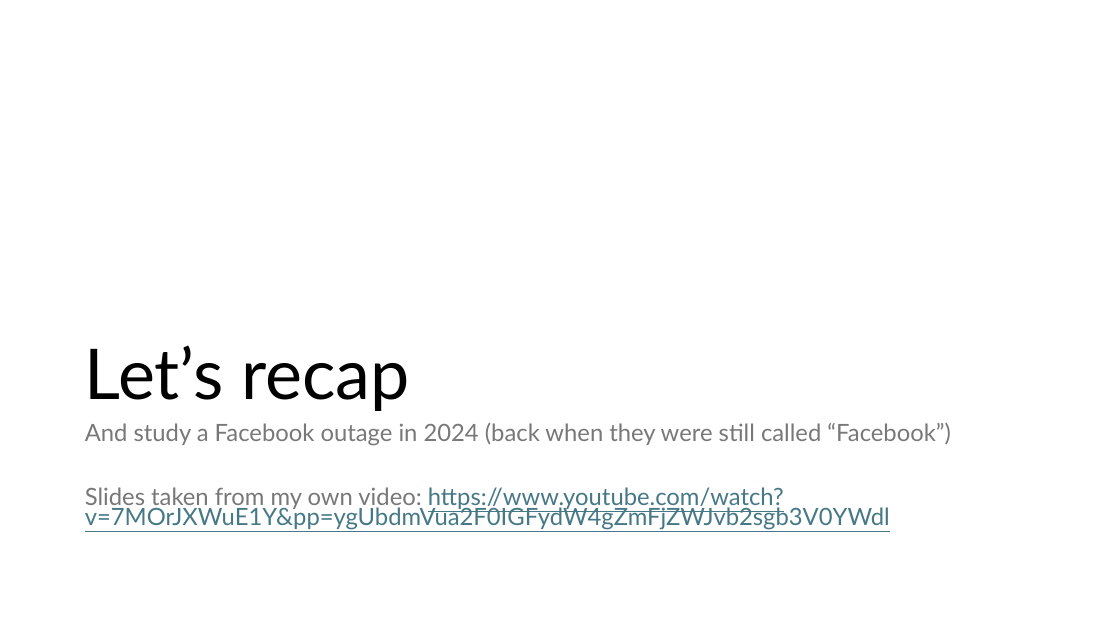
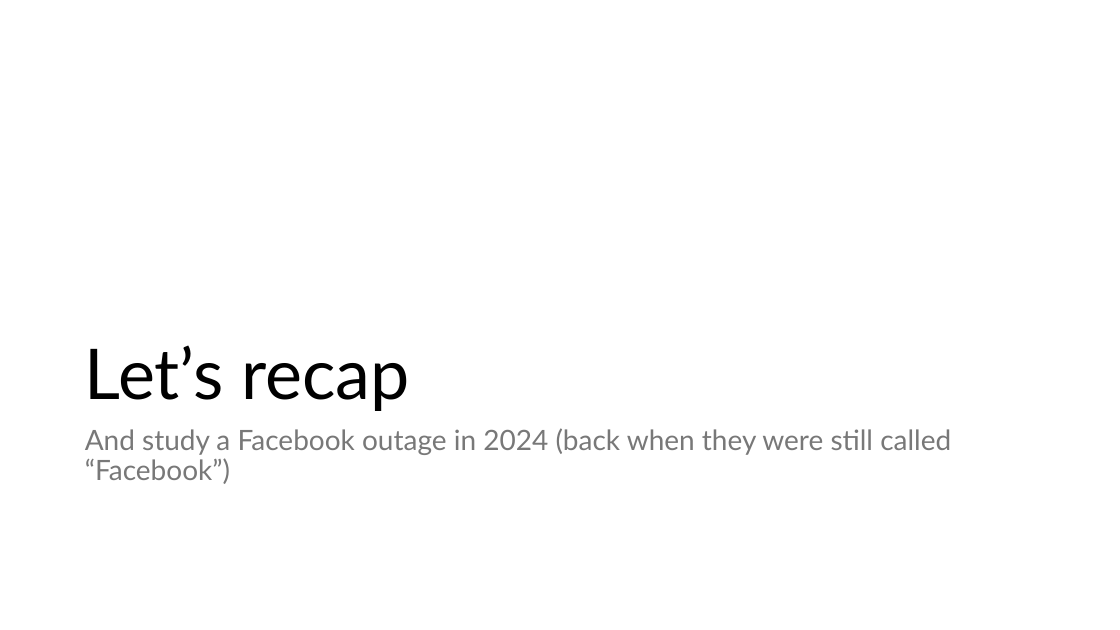
Before and after one commit to venkatarun95/mit_page, a slide deck: slide 33 of f25/assets/slides/lec7-bgp-advanced.pptx (slide 29 before the commit). Drawn at 1120x630 pixels with LibreOffice and Linux fonts; fonts in the diff are those of the drawing. Boxes give left, top, right and bottom in pixels: in the first picture for what was removed or moved away, otherwise in the second. Text is boxed around its words. In the diff, an @@ line names an element or a change of style, - is before the commit and + after.

Commit message:
Lecture 7

```diff
--- a/f25/assets/slides/lec7-bgp-advanced.pptx
+++ b/f25/assets/slides/lec7-bgp-advanced.pptx
@@ text "And study a Facebook outage ..." at (85,428,951,484): size 20.4 to 24 pt; line spacing 0.7 to 0.9 @@
@@ text at (85,487,890,530): paragraph removed @@
-Slides taken from my own video: https://www.youtube.com/watch?v=7MOrJXWuE1Y&pp=ygUbdmVua2F0IGFydW4gZmFjZWJvb2sgb3V0YWdl
```
Also in this commit, not shown: 3 other slides changed, 4 slides added.
